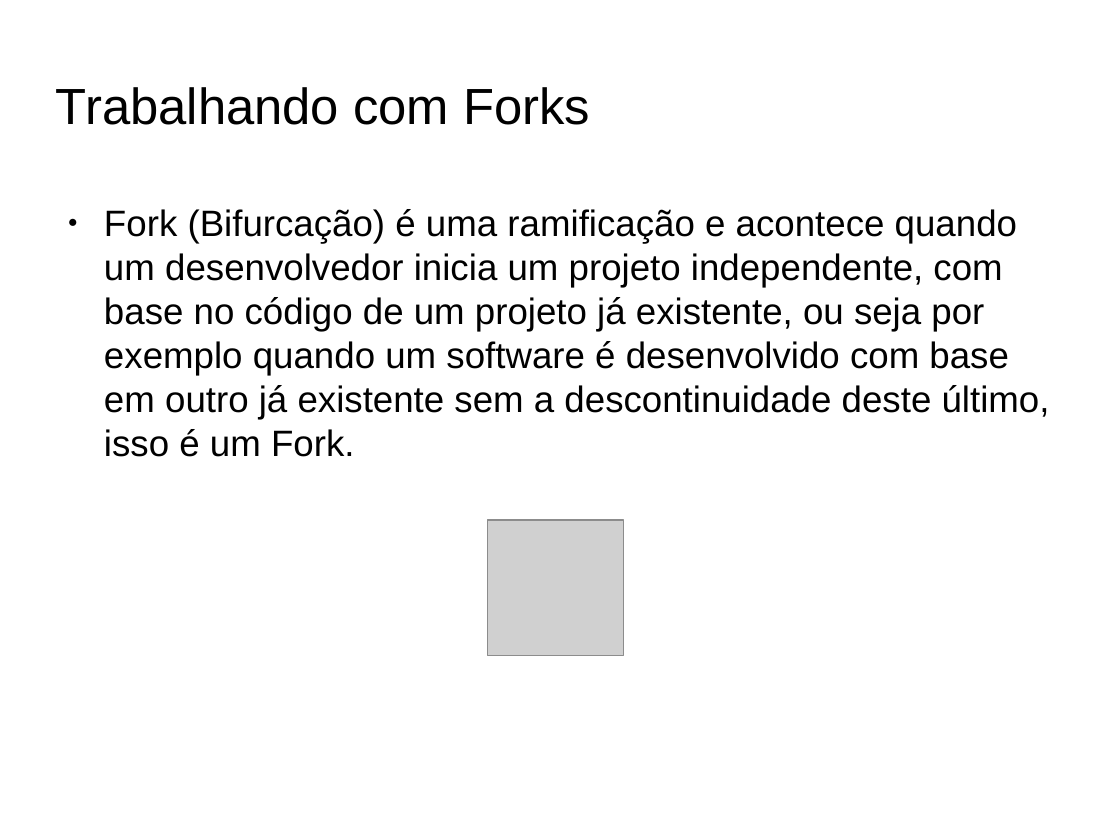
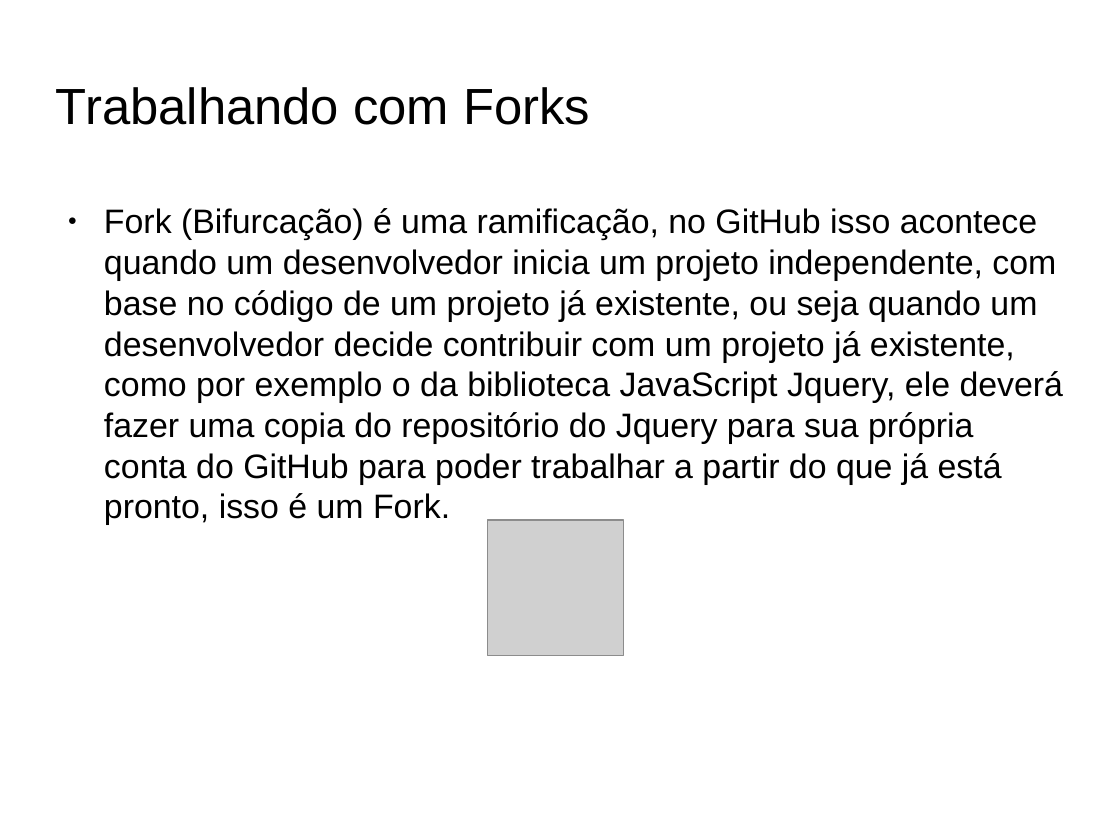
Before and after one commit to fabioads/apresentacao-git, a slide deck: slide 12 of Aprensentacao-GitHub.odp. Drawn at 1120x840 pixels with LibreOffice and Linux fonts; fonts in the diff are those of the drawing; grey boxes stand for pictures; background and template pictures are left out. Boxes give left, top, right and bottom in pixels: in the first picture for what was removed or moved away, otherwise in the second. Text is boxed around its words. In the diff, an @@ line names an element or a change of style, - is before the commit and + after.

```diff
--- a/Aprensentacao-GitHub.odp
+++ b/Aprensentacao-GitHub.odp
@@ text at (104, 208, 1064, 485): text changed; size 26 to 24.1 pt @@
-● Fork (Bifurcação) é uma ramificação e acontece quando um desenvolvedor inicia um projeto independente, com base no código de um projeto já existente, ou seja por exemplo quando um software é desenvolvido com base em outro já existente sem a descontinuidade deste último, isso é um Fork.
+● Fork (Bifurcação) é uma ramificação, no GitHub isso acontece quando um desenvolvedor inicia um projeto independente, com base no código de um projeto já existente, ou seja quando um desenvolvedor decide contribuir com um projeto já existente, como por exemplo o da biblioteca JavaScript Jquery, ele deverá fazer uma copia do repositório do Jquery para sua própria conta do GitHub para poder trabalhar a partir do que já está pronto, isso é um Fork.
```
Also in this commit, not shown: 16 other slides changed, 1 slide added.
